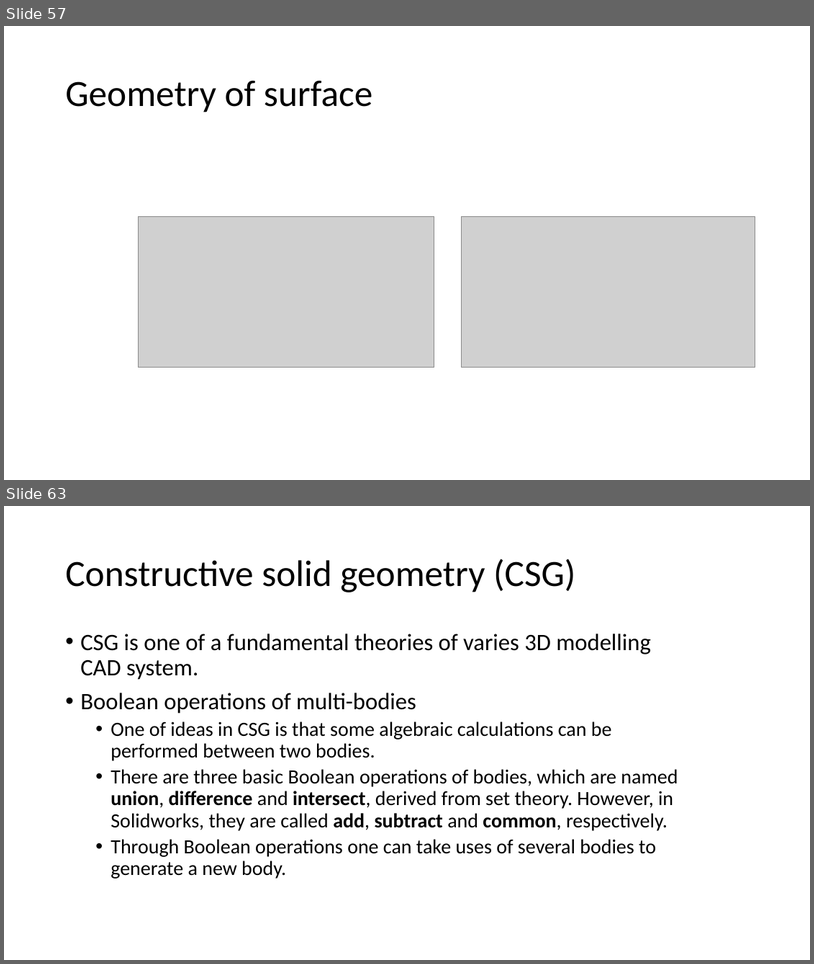
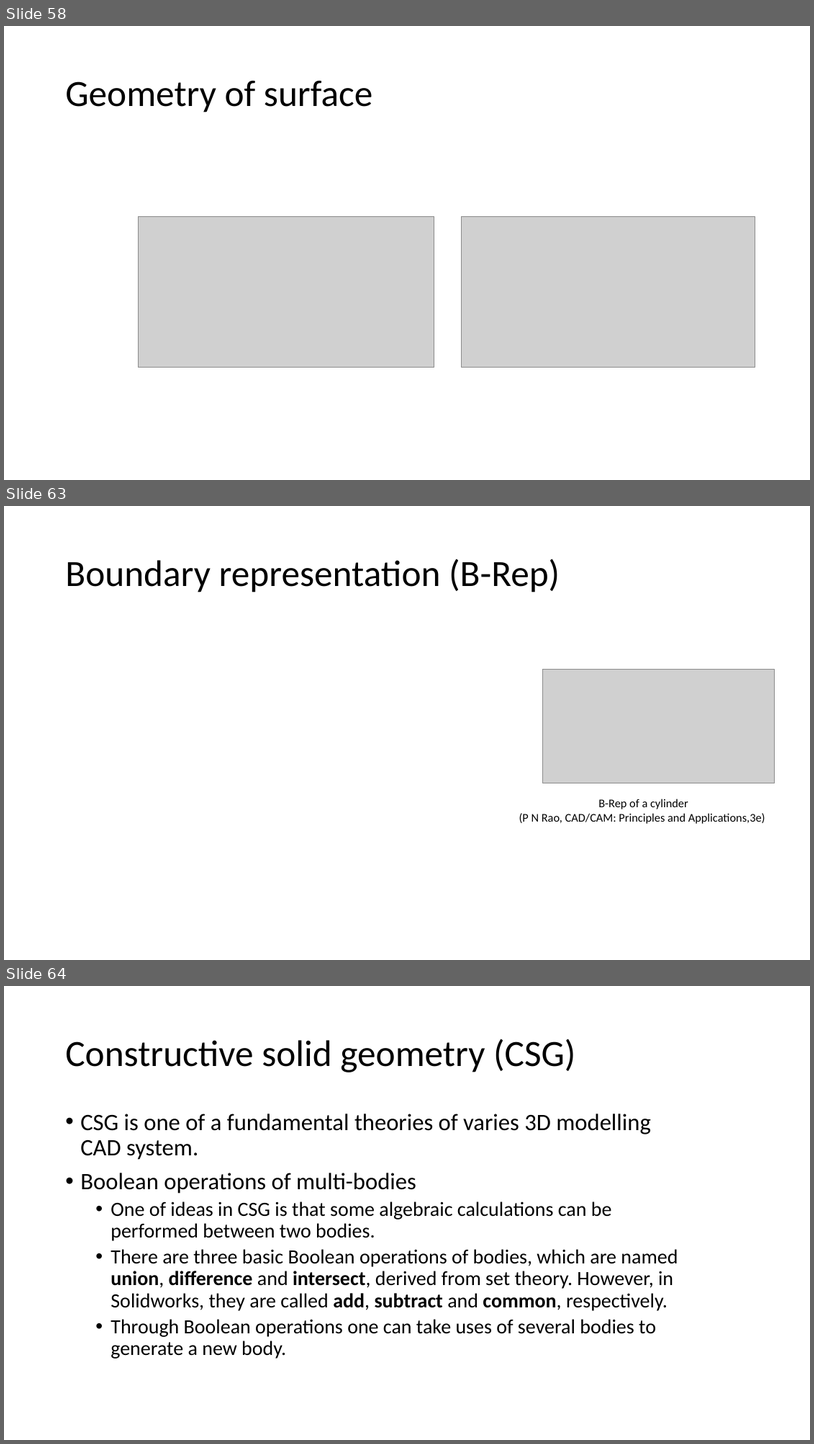
Before and after one commit to Jinny-Ching/cad_cam_course, a slide deck: CAD_CAM.pptx. Shown one above the other, each under a label of ours: slides 57 and 63 before the commit, slides 58, 63 and 64 after it; the slides between them are not shown. The pictures are 814x964 and 814x1444 pixels, drawn with LibreOffice and Linux fonts; fonts in the diff are those of the drawing; grey boxes stand for pictures. Boxes give left, top, right and bottom in pixels: in the first picture for what was removed or moved away, otherwise in the second. Text is boxed around its words. In the diff, an @@ line names an element or a change of style, - is before the commit and + after.

```diff
--- a/CAD_CAM.pptx
+++ b/CAD_CAM.pptx
@@ slide 63 added at (4,506,810,960), background #FFFFFF @@
@@ title added at (65,559,560,592), 44 pt, text #000000 @@
+Boundary representation (B-Rep)
@@ picture added at (543,669,774,783) @@
@@ text added at (520,798,766,824), 14 pt, text #000000 @@
+B-Rep of a cylinder
+(P N Rao, CAD/CAM: Principles and Applications,3e)
@@ what was slide 57 is now slide 58 @@
@@ what was slide 63 is now slide 64 @@
```
Also in this commit, not shown: 3 slides changed, 3 other slides added, 2 slides removed.
